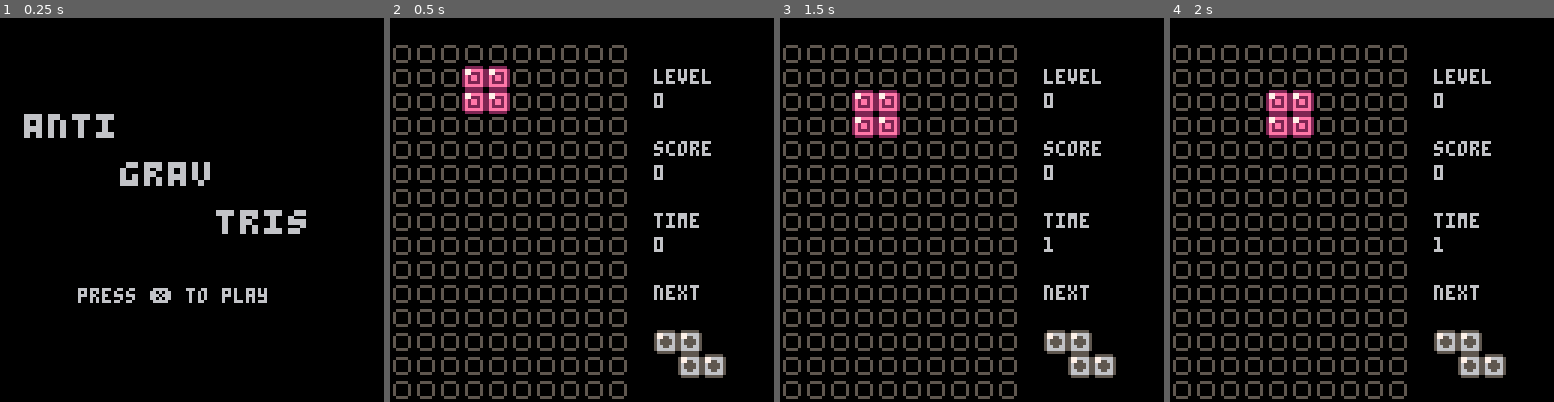
Above: before the commit, frames 1-4 (left to right).
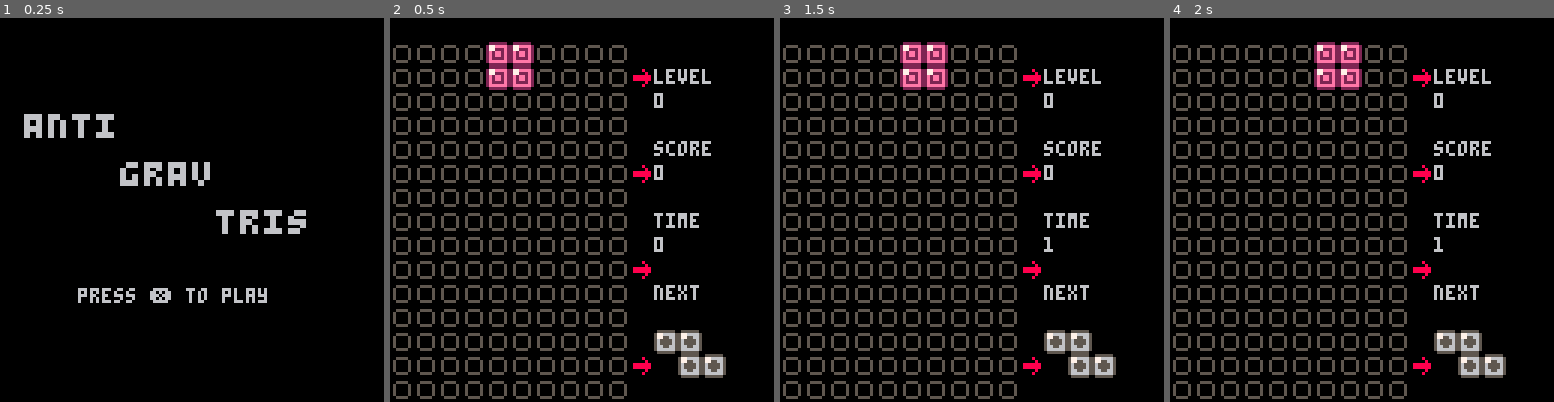
Above: after the commit, the same moments.

Repository: shimst3r/antigravtris
Game: PICO-8 cartridge antigravtris.p8
The game is run twice, just before and just after one commit, with the same random seed, the same clock (stepped at 60 frames per second) and the same inputs.
Inputs:
- Up to frame 1 (0.25 s): no input
- Up to frame 2 (0.5 s): tap X (X key) at 0.33 s
- Up to frame 3 (1.5 s): tap O (Z key) at 0.7 s; tap X (X key) at 1.07 s
- Up to frame 4 (2 s): hold Right from 1.6 s (still down); tap O (Z key) at 1.7 s; tap X (X key) at 1.85 s

Frame 1 is identical in both runs. In frame 2, 2.6% of the frame differs, in the area x 18-68%, y 6-93%; in frame 3, 3.3%; in frame 4, 3.3%.

Commit message:
Add initial proposal of gravitation

Diff:
--- a/antigravtris.p8
+++ b/antigravtris.p8
@@ -12,6 +12,8 @@
  state.score=0
  state.stopwatch=0
  state.time=0
+ state.grav_dir=➡️
+ state.grav_countdown=600
 
  shape=random_shape("")
  active_piece=new_piece(1,5,shape)
@@ -138,6 +140,11 @@
  end
  _state.stopwatch+=1
  _state.time+=1
+ _state.grav_countdown-=1
+ if _state.grav_countdown<1 then
+  _state.grav_dir=rnd({⬅️,⬇️,➡️})
+  _state.grav_countdown=450
+ end
  return _state
 end
 
@@ -243,6 +250,11 @@
 
 
 function draw_ui(state)
+ draw_block(2,11,colors[state.grav_dir])
+ draw_block(6,11,colors[state.grav_dir])
+ draw_block(10,11,colors[state.grav_dir])
+ draw_block(14,11,colors[state.grav_dir])
+
  print("level",88,17)
  print(state.level,88,25)
 
@@ -257,6 +269,9 @@
 end
 -->8
 colors={
+ [0]=11,
+ [1]=12,
+ [3]=9,
  blue=1,
  purple=2,
  green=3,
@@ -265,8 +280,6 @@
  yellow=6,
  pink=7,
  blank=8,
- down=9,
- up=10,
 }
 
 pieces={
@@ -364,8 +377,14 @@
 function drop(state)
  local ap=state.active_piece
  if state.time%(30-2*state.level)==0
-  and not collision(ap,state.grid,⬇️) then
-  ap=move_down(ap,state.grid)
+  and not collision(ap,state.grid,state.grav_dir) then
+  if state.grav_dir==⬇️ then
+   ap=move_down(ap,state.grid)
+  elseif state.grav_dir==⬅️ then
+   ap=move_left(ap,state.grid)
+  elseif state.grav_dir==➡️ then
+   ap=move_right(ap,state.grid)
+  end
  end
  return ap
 end
@@ -515,12 +534,12 @@
 end
 __gfx__
 000000000111111002222220033333300444444005555550099999900eeeeee00000000000000000000000000000000000000000000000000000000000000000
-00000000177cccc1277eeee2377bbbb34774444457766665977aaaa9e77ffffe0055550000055000000550000000000000000000000000000000000000000000
-007007001771c1c1277222e237733bb34779994457755665977999a9e77ffffe0500005000055000005555000000000000000000000000000000000000000000
-000770001c1c1cc12e2ee2e23b3bb3b344999944565555659a9999a9effeeffe0500005000055000050550500000000000000000000000000000000000000000
-000770001cc1c1c12e2ee2e23b3bb3b344999944565555659a9999a9effeeffe0500005005055050000550000000000000000000000000000000000000000000
-007007001c1c1cc12e2222e23bb33bb344999944566556659a9999a9effffffe0500005000555500000550000000000000000000000000000000000000000000
-000000001cccccc12eeeeee23bbbbbb344444444566666659aaaaaa9effffffe0055550000055000000550000000000000000000000000000000000000000000
+00000000177cccc1277eeee2377bbbb34774444457766665977aaaa9e77ffffe0055550000088000000880000008000000008000000000000000000000000000
+007007001771c1c1277222e237733bb34779994457755665977999a9e77ffffe0500005000088000008888000080000000000800000000000000000000000000
+000770001c1c1cc12e2ee2e23b3bb3b344999944565555659a9999a9effeeffe0500005000088000080880800888888008888880000000000000000000000000
+000770001cc1c1c12e2ee2e23b3bb3b344999944565555659a9999a9effeeffe0500005008088080000880000888888008888880000000000000000000000000
+007007001c1c1cc12e2222e23bb33bb344999944566556659a9999a9effffffe0500005000888800000880000080000000000800000000000000000000000000
+000000001cccccc12eeeeee23bbbbbb344444444566666659aaaaaa9effffffe0055550000088000000880000008000000008000000000000000000000000000
 000000000111111002222220033333300444444005555550099999900eeeeee00000000000000000000000000000000000000000000000000000000000000000
 55555555556666556666665566666655666666555566665566556655666666556666665500000000000000000000000000000000000000000000000000000000
 55555555556666556666665566666655666666555566665566556655666666556666665500000000000000000000000000000000000000000000000000000000
Not shown, changed: docs/antigravtris.js
